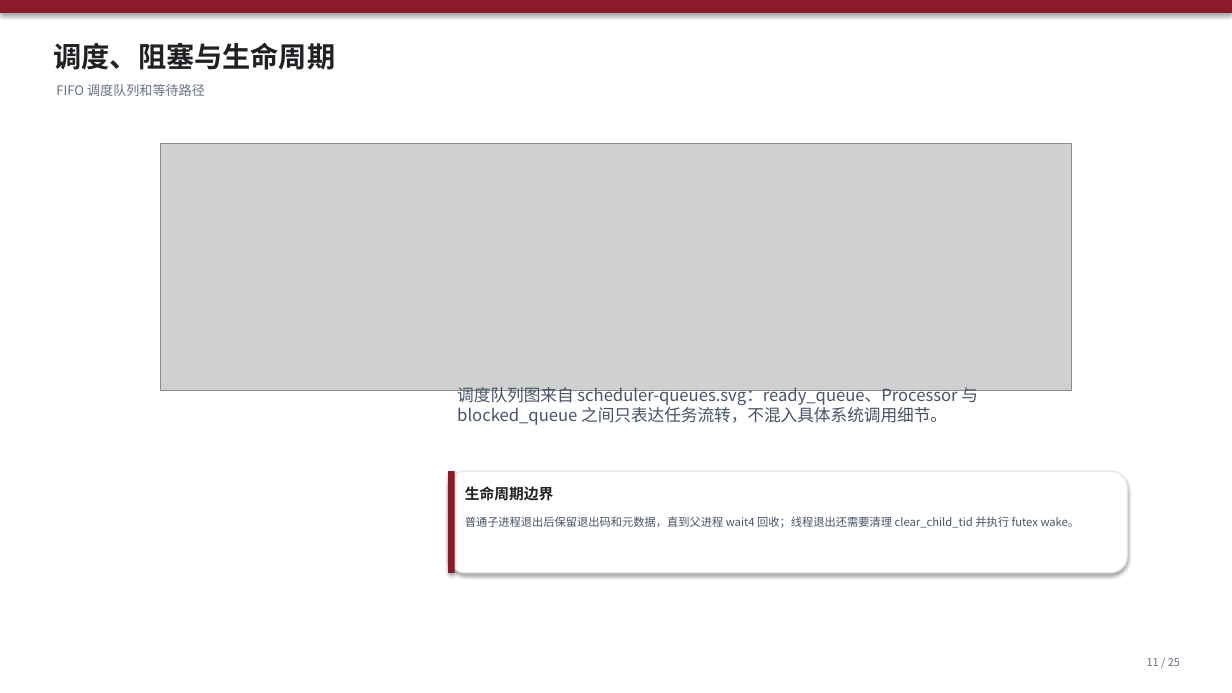
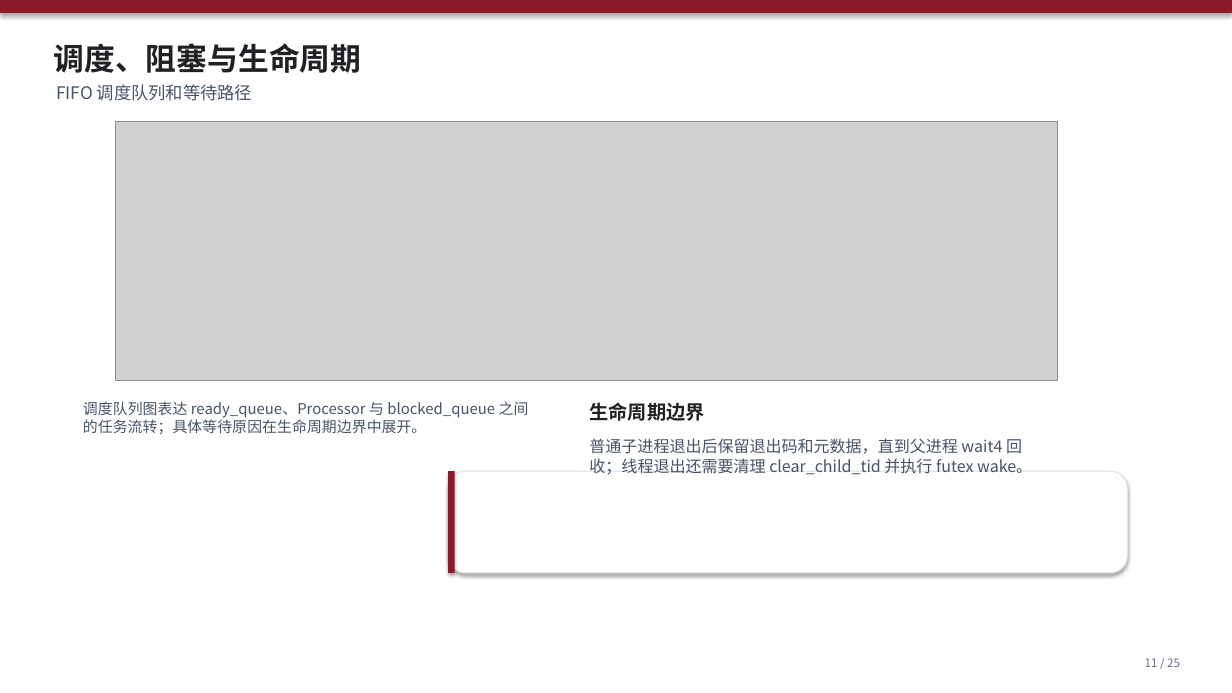
Before and after one commit to Solarpasserby/RespOS, a slide deck: slide 11 of docs/初赛文档/RespOS初赛进展汇报.pptx. Drawn at 1232x693 pixels with LibreOffice and Linux fonts; fonts in the diff are those of the drawing; grey boxes stand for pictures. Boxes give left, top, right and bottom in pixels: in the first picture for what was removed or moved away, otherwise in the second. Text is boxed around its words. In the diff, an @@ line names an element or a change of style, - is before the commit and + after.

```diff
--- a/docs/初赛文档/RespOS初赛进展汇报.pptx
+++ b/docs/初赛文档/RespOS初赛进展汇报.pptx
@@ text "调度、阻塞与生命周期" at (54, 43, 362, 73): size 22 to 24 pt @@
@@ text "FIFO 调度队列和等待路径" at (56, 84, 252, 101): size 10.2 to 13.5 pt, text colour #667085 to #475467 @@
@@ picture: place and size @@
-picture at (161, 143, 1071, 391)
+picture at (116, 122, 1058, 381)
@@ text at (83, 401, 529, 434): text changed; size 13 to 11.6 pt @@
-调度队列图来自 scheduler-queues.svg：ready_queue、Processor 与 blocked_queue 之间只表达任务流转，不混入具体系统调用细节。
+调度队列图表达 ready_queue、Processor 与 blocked_queue 之间的任务流转；具体等待原因在生命周期边界中展开。
@@ text "生命周期边界": place and size @@
-text "生命周期边界" at (465, 486, 554, 501)
+text "生命周期边界" at (589, 402, 704, 421)
@@ text "生命周期边界" at (589, 402, 704, 421): size 11.5 to 15 pt @@
@@ text "普通子进程退出后保留退出码和元数据，直到父进程 wait4 回收；线程退出还需要清理 clear_child_tid 并 ...": place and size @@
-text "普通子进程退出后保留退出码和元数据，直到父进程 wait4 回收；线程退出还需要清理 clear_child_tid 并 ..." at (465, 516, 1080, 528)
+text "普通子进程退出后保留退出码和元数据，直到父进程 wait4 回收；线程退出还需要清理 clear_child_tid 并 ..." at (589, 438, 1032, 475)
@@ text "普通子进程退出后保留退出码和元数据，直到父进程 wait4 回收；线程退出还需要清理 clear_child_tid 并 ..." at (589, 438, 1032, 475): size 8.8 to 12.5 pt @@
@@ text "11 / 25" at (1145, 658, 1180, 667): size 8.5 to 9 pt @@
```
Also in this commit, not shown: 24 other slides changed.
